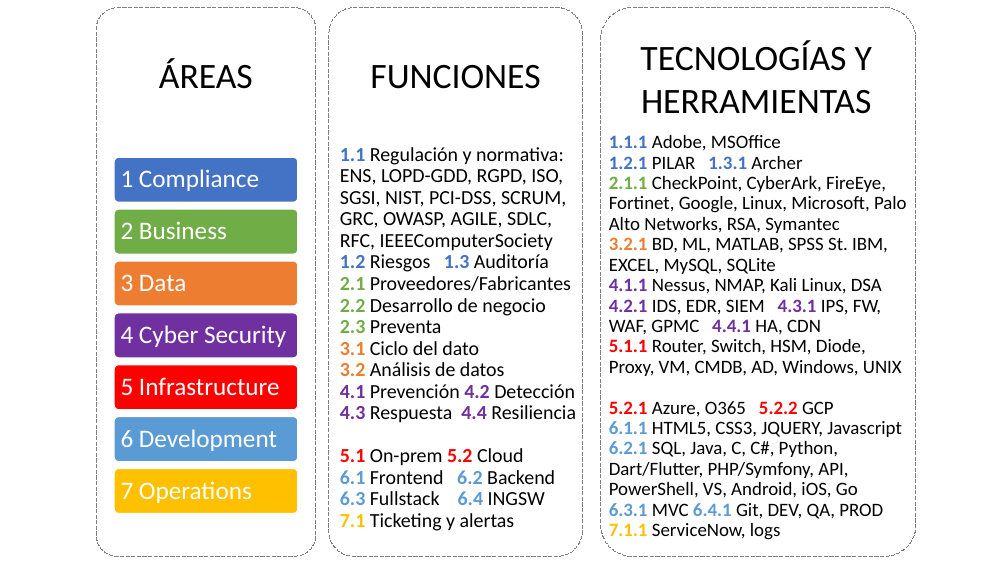
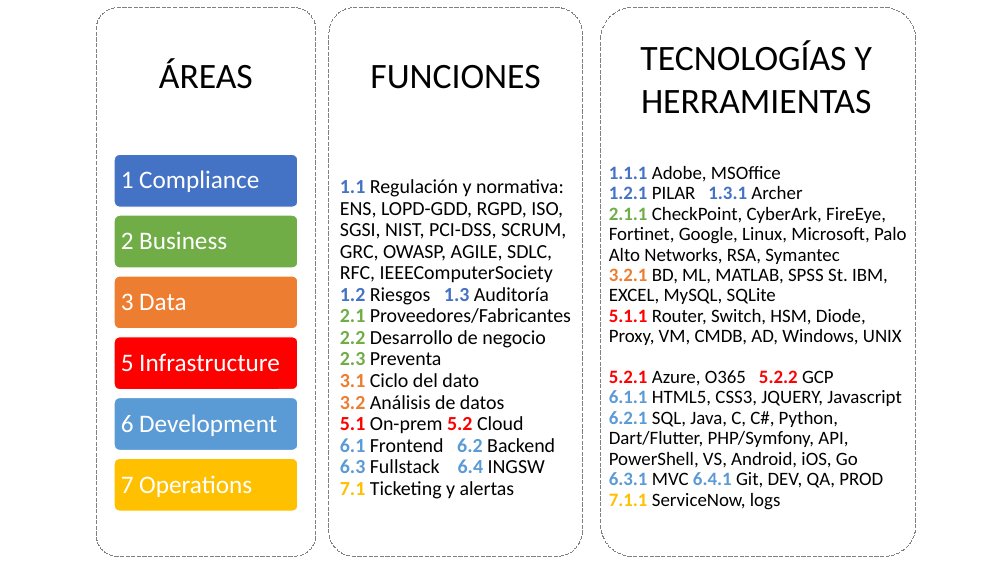
Before and after one commit to antoniojturel/cv, a slide deck: slide 3 of CV-AJTR.pptx. Drawn at 1008x567 pixels with LibreOffice and Linux fonts; fonts in the diff are those of the drawing. Boxes give left, top, right and bottom in pixels: in the first picture for what was removed or moved away, otherwise in the second. Text is boxed around its words. In the diff, an @@ line names an element or a change of style, - is before the commit and + after.

```diff
--- a/CV-AJTR.pptx
+++ b/CV-AJTR.pptx
@@ rounded rectangle: place and size @@
-rounded rectangle at (114, 157, 298, 202)
+rounded rectangle at (114, 154, 298, 207)
@@ text at (340, 179, 571, 499): text changed @@
-1.1 Regulación y normativa: ENS, LOPD-GDD, RGPD, ISO, SGSI, NIST, PCI-DSS, SCRUM, GRC, OWASP, AGILE, SDLC, RFC, IEEEComputerSociety
-1.2 Riesgos 1.3 Auditoría
-2.1 Proveedores/Fabricantes
-2.2 Desarrollo de negocio
-2.3 Preventa
-3.1 Ciclo del dato
-3.2 Análisis de datos
-4.1 Prevención 4.2 Detección
-4.3 Respuesta 4.4 Resiliencia
-5.1 On-prem 5.2 Cloud
-6.1 Frontend 6.2 Backend
-6.3 Fullstack 6.4 INGSW
-7.1 Ticketing y alertas
+1.1 Regulación y normativa: ENS, LOPD-GDD, RGPD, ISO, SGSI, NIST, PCI-DSS, SCRUM, GRC, OWASP, AGILE, SDLC, RFC, IEEEComputerSociety
+1.2 Riesgos 1.3 Auditoría
+2.1 Proveedores/Fabricantes
+2.2 Desarrollo de negocio
+2.3 Preventa
+3.1 Ciclo del dato
+3.2 Análisis de datos
+5.1 On-prem 5.2 Cloud
+6.1 Frontend 6.2 Backend
+6.3 Fullstack 6.4 INGSW
+7.1 Ticketing y alertas
@@ text at (609, 166, 907, 510): text changed @@
-1.1.1 Adobe, MSOffice
-1.2.1 PILAR 1.3.1 Archer
-2.1.1 CheckPoint, CyberArk, FireEye, Fortinet, Google, Linux, Microsoft, Palo Alto Networks, RSA, Symantec
-3.2.1 BD, ML, MATLAB, SPSS St. IBM, EXCEL, MySQL, SQLite
-4.1.1 Nessus, NMAP, Kali Linux, DSA 4.2.1 IDS, EDR, SIEM 4.3.1 IPS, FW, WAF, GPMC 4.4.1 HA, CDN
-5.1.1 Router, Switch, HSM, Diode, Proxy, VM, CMDB, AD, Windows, UNIX
-5.2.1 Azure, O365 5.2.2 GCP
-6.1.1 HTML5, CSS3, JQUERY, Javascript
-6.2.1 SQL, Java, C, C#, Python, Dart/Flutter, PHP/Symfony, API, PowerShell, VS, Android, iOS, Go
-6.3.1 MVC 6.4.1 Git, DEV, QA, PROD 7.1.1 ServiceNow, logs
+1.1.1 Adobe, MSOffice
+1.2.1 PILAR 1.3.1 Archer
+2.1.1 CheckPoint, CyberArk, FireEye, Fortinet, Google, Linux, Microsoft, Palo Alto Networks, RSA, Symantec
+3.2.1 BD, ML, MATLAB, SPSS St. IBM, EXCEL, MySQL, SQLite
+5.1.1 Router, Switch, HSM, Diode, Proxy, VM, CMDB, AD, Windows, UNIX
+5.2.1 Azure, O365 5.2.2 GCP
+6.1.1 HTML5, CSS3, JQUERY, Javascript
+6.2.1 SQL, Java, C, C#, Python, Dart/Flutter, PHP/Symfony, API, PowerShell, VS, Android, iOS, Go
+6.3.1 MVC 6.4.1 Git, DEV, QA, PROD 7.1.1 ServiceNow, logs
@@ rounded rectangle: place and size @@
-rounded rectangle at (114, 209, 298, 254)
+rounded rectangle at (114, 216, 298, 268)
@@ text "2 Business": place and size @@
-text "2 Business" at (121, 221, 227, 239)
+text "2 Business" at (121, 231, 227, 249)
@@ rounded rectangle: place and size @@
-rounded rectangle at (114, 261, 298, 306)
+rounded rectangle at (114, 276, 298, 329)
@@ text "3 Data": place and size @@
-text "3 Data" at (121, 274, 187, 291)
+text "3 Data" at (121, 293, 187, 310)
@@ rounded rectangle removed at (114, 313, 298, 358) @@
@@ text removed at (121, 325, 286, 347) @@
-4 Cyber Security
@@ rounded rectangle: place and size @@
-rounded rectangle at (114, 365, 298, 410)
+rounded rectangle at (114, 337, 298, 390)
@@ text "5 Infrastructure": place and size @@
-text "5 Infrastructure" at (121, 377, 280, 396)
+text "5 Infrastructure" at (121, 353, 280, 372)
@@ rounded rectangle: place and size @@
-rounded rectangle at (114, 417, 298, 461)
+rounded rectangle at (114, 398, 298, 451)
@@ text "6 Development": place and size @@
-text "6 Development" at (121, 429, 277, 451)
+text "6 Development" at (121, 414, 277, 436)
@@ rounded rectangle: place and size @@
-rounded rectangle at (114, 469, 298, 513)
+rounded rectangle at (114, 458, 298, 511)
@@ text "7 Operations": place and size @@
-text "7 Operations" at (121, 481, 252, 503)
+text "7 Operations" at (121, 475, 252, 497)
```
Also in this commit, not shown: 2 other slides changed, 2 other files.
